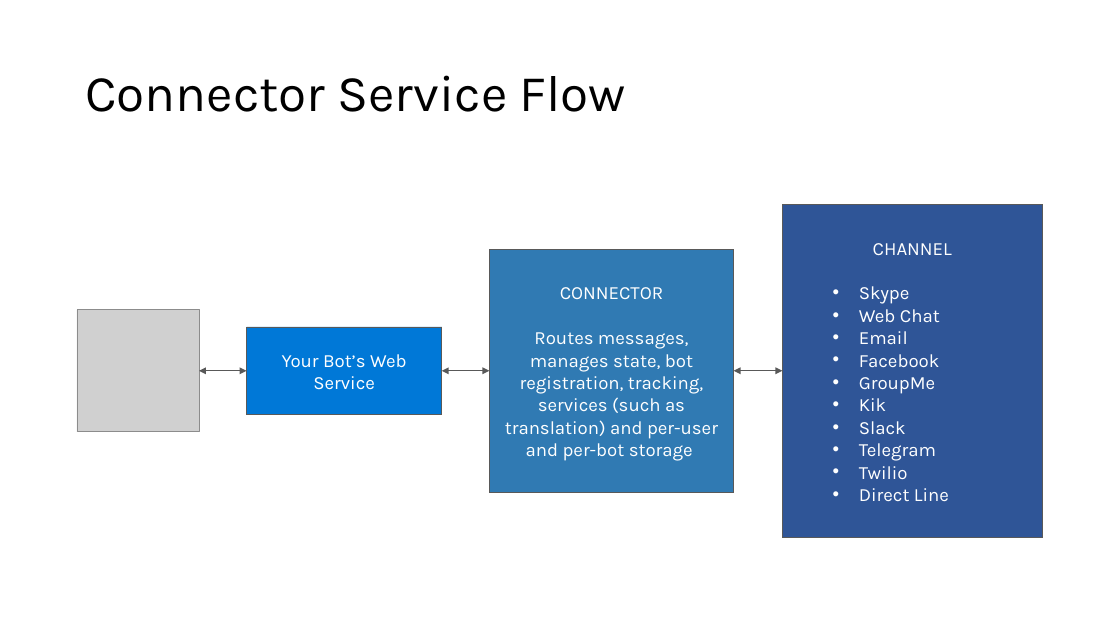
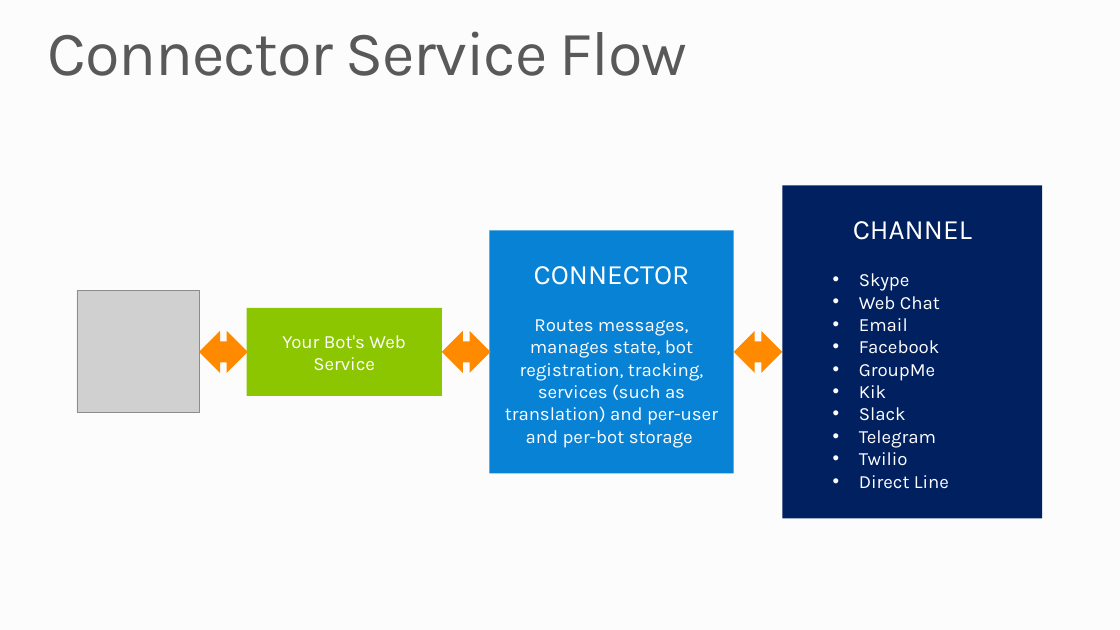
Before and after one commit to MSRConnections/Azure-training-course, a slide deck: slide 6 of Content/Bots (Draft)/Microsoft Bot Framework.pptx. Drawn at 1120x630 pixels with LibreOffice and Linux fonts; fonts in the diff are those of the drawing; grey boxes stand for pictures; background and template pictures are left out. Boxes give left, top, right and bottom in pixels: in the first picture for what was removed or moved away, otherwise in the second. Text is boxed around its words. In the diff, an @@ line names an element or a change of style, - is before the commit and + after.

```diff
--- a/Content/Bots (Draft)/Microsoft Bot Framework.pptx
+++ b/Content/Bots (Draft)/Microsoft Bot Framework.pptx
@@ background #FFFFFF to #FCFCFC @@
@@ title "Connector Service Flow": place and size @@
-title "Connector Service Flow" at bbox=[85, 75, 626, 112]
+title "Connector Service Flow" at bbox=[48, 31, 687, 76]
@@ title "Connector Service Flow" at bbox=[48, 31, 687, 76]: size 44 to 54 pt, text colour #000000 to #595959, letter spacing 0 to -1 pt; vertical alignment middle to top @@
@@ rectangle "CHANNEL" at bbox=[782, 186, 1042, 518]: fill #2F5597 to #002060; outline #595959 0.5 pt to none @@
@@ 3 rectangles, 1 picture: place and size @@
-3 rectangles, 1 picture at bbox=[77, 204, 1042, 537]
+3 rectangles, 1 picture at bbox=[77, 186, 1042, 518]
@@ rectangle "CONNECTOR" at bbox=[490, 230, 734, 473]: fill #307AB3 to #0882D5; outline #595959 0.5 pt to none @@
@@ text in rectangle at bbox=[853, 221, 972, 240]: size 16 to 24 pt in "CHANNEL" @@
@@ text in rectangle at bbox=[534, 266, 690, 285]: size 16 to 24 pt in "CONNECTOR" @@
@@ rectangle "Your Bot's Web Service" at bbox=[247, 308, 442, 397]: fill #0078D7 to #8CC600; outline #595959 0.5 pt to none @@
@@ left right arrow added at bbox=[199, 331, 248, 373], fill #FF8A00 @@
@@ text in rectangle at bbox=[282, 335, 406, 371]: text changed @@
-Your Bot’s Web Service
+Your Bot's Web Service
@@ left right arrow added at bbox=[442, 331, 491, 373], fill #FF8A00 @@
@@ left right arrow added at bbox=[734, 331, 782, 373], fill #FF8A00 @@
@@ double arrow removed from (199, 371) to (247, 371) @@
@@ double arrow removed from (442, 371) to (490, 371) @@
@@ double arrow removed from (734, 371) to (782, 371) @@
```
Also in this commit, not shown: 14 other slides changed.
